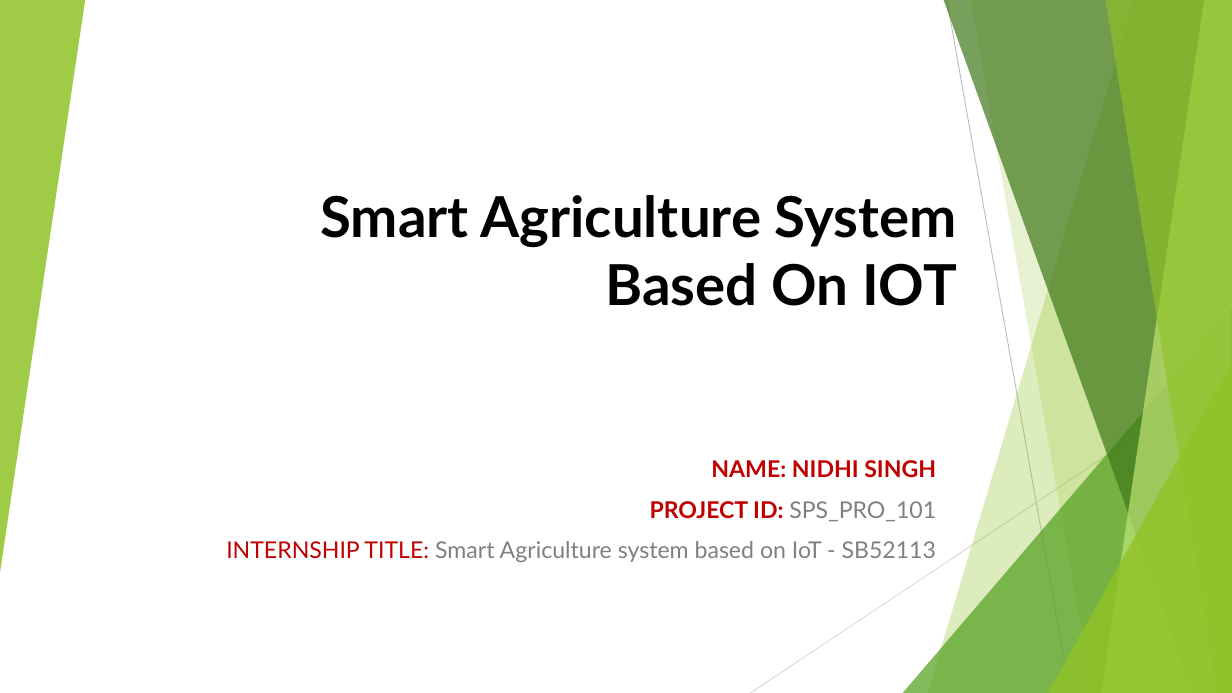
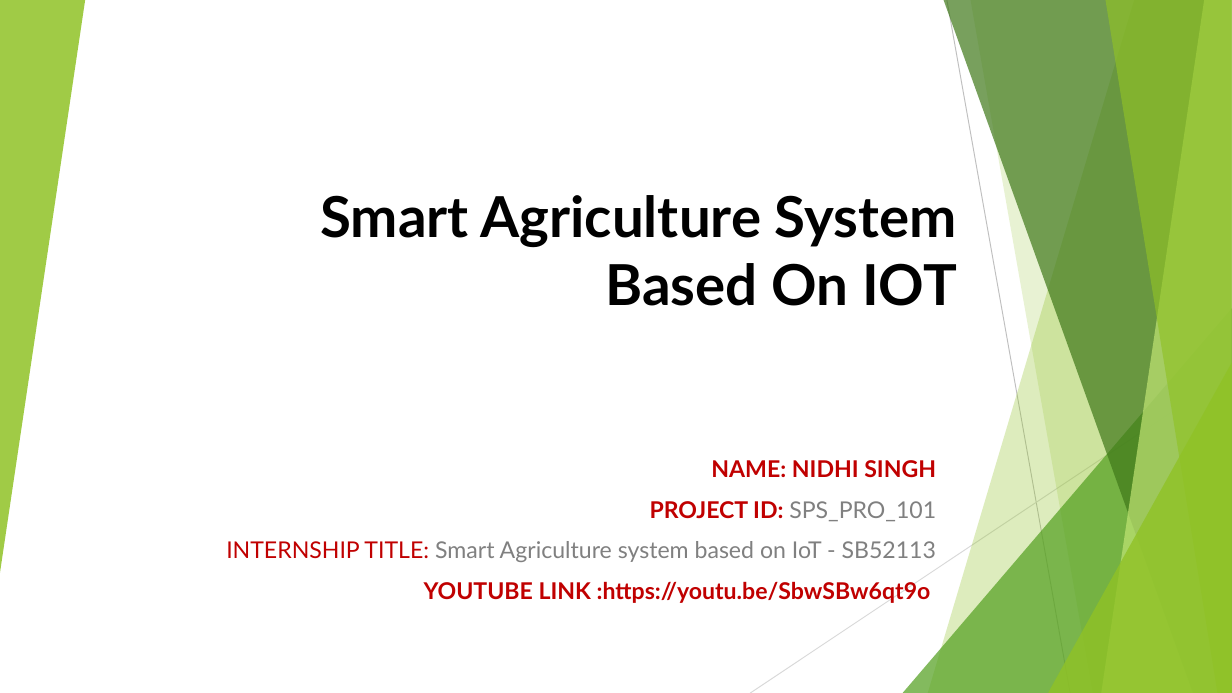
Before and after one commit to SmartPracticeschool/llSPS-INT-2244-Smart-Agriculture-system-based-on-IoT, a slide deck: slide 1 of Smart Agriculture System Based On IOT PPT.pptx. Drawn at 1232x693 pixels with LibreOffice and Linux fonts; fonts in the diff are those of the drawing. Boxes give left, top, right and bottom in pixels: in the first picture for what was removed or moved away, otherwise in the second. Text is boxed around its words. In the diff, an @@ line names an element or a change of style, - is before the commit and + after.

```diff
--- a/Smart Agriculture System Based On IOT PPT.pptx
+++ b/Smart Agriculture System Based On IOT PPT.pptx
@@ subtitle at bbox=[424, 581, 931, 603]: paragraph added @@
+YOUTUBE LINK :https://youtu.be/SbwSBw6qt9o
```
